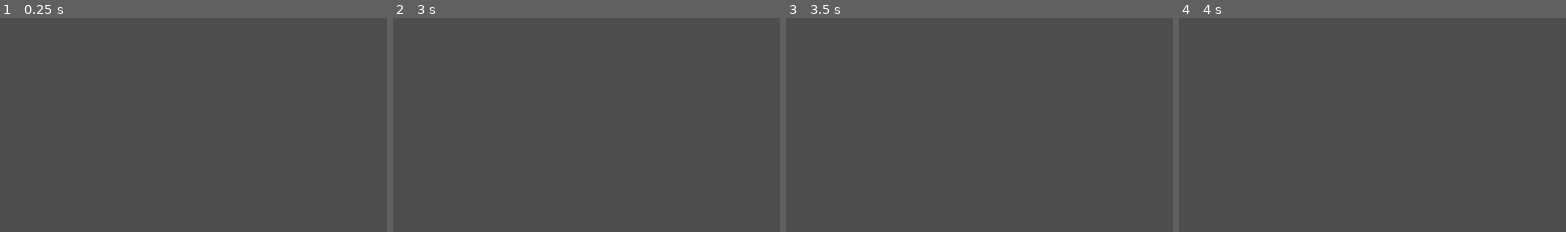
Above: before the commit, frames 1-4 (left to right).
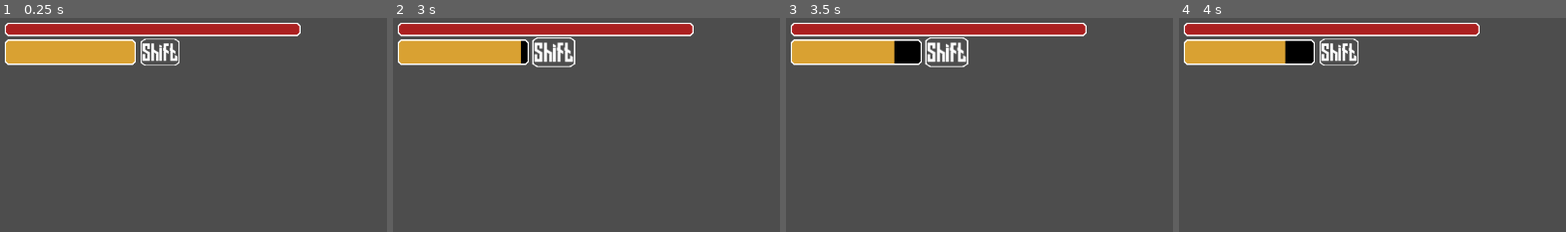
Above: after the commit, the same moments.

Repository: sjgillGit/GWJ84
Game: Godot game, scene res://Scenes/screen_ui.tscn
Same seed, same stepped clock (60 frames per second), same inputs: the game is played once before the commit and once after it. The project has no main scene, so this scene is started directly.
Inputs (mouse positions are % of the whole screen's width and height, from its top left):
- Up to frame 1 (0.25 s): no input
- Up to frame 2 (3 s): click (89, 95) at 0.52 s; click (89, 95) at 1.27 s; click (89, 95) at 2.02 s; tap Enter at 2.75 s; hold Shift (Shift) from 2.78 s (still down)
- Up to frame 3 (3.5 s): keep holding Shift (Shift)
- Up to frame 4 (4 s): tap Space at 3.5 s; release Shift (Shift) at 3.53 s; tap Tab (watch_open) at 3.6 s
The pictures show only the part of the screen within x 0-50%, y 0-50%; the shares and areas given below are measured in that part.

The runs differ from the first frame. In frame 1, 9.7% of the frame differs, in the area x 1-78%, y 2-23%; in frame 2, 10%, in the area x 1-78%, y 2-24%; in frame 3, 10%; in frame 4, 9.7%.

Commit message:
health.2

Diff:
--- a/Scenes/hel_sta_bars.tscn
+++ b/Scenes/hel_sta_bars.tscn
@@ -16,7 +16,7 @@
 anchor_right = 1.0
 anchor_bottom = 1.0
 offset_right = -702.0
-offset_bottom = -593.0
+offset_bottom = -574.0
 grow_horizontal = 2
 grow_vertical = 2
 script = ExtResource("1_0lv2c")
@@ -40,9 +40,9 @@
 
 [node name="stam_bar" type="TextureProgressBar" parent="."]
 offset_top = 25.0
-offset_right = 260.0
-offset_bottom = 45.0
-step = 0.1
+offset_right = 195.0
+offset_bottom = 63.0
+step = 0.01
 value = 100.0
 nine_patch_stretch = true
 stretch_margin_left = 10
@@ -54,19 +54,11 @@
 texture_progress = ExtResource("3_0lv2c")
 tint_progress = Color(0.85, 0.631833, 0.1955, 1)
 
-[node name="Button" type="Button" parent="."]
-layout_mode = 0
-offset_left = 573.0
-offset_top = 6.0
-offset_right = 710.0
-offset_bottom = 105.0
-text = "random damage"
-
 [node name="button_show" type="Panel" parent="."]
-offset_left = 5.0
-offset_top = 50.0
-offset_right = 63.0
-offset_bottom = 90.0
+offset_left = 202.0
+offset_top = 24.0
+offset_right = 260.0
+offset_bottom = 64.0
 pivot_offset = Vector2(21, 21)
 theme_override_styles/panel = SubResource("StyleBoxTexture_f00il")
 
@@ -84,4 +76,3 @@
 
 [connection signal="value_changed" from="hp_bar" to="." method="_on_hp_bar_value_changed"]
 [connection signal="value_changed" from="stam_bar" to="." method="_on_stam_bar_value_changed"]
-[connection signal="pressed" from="Button" to="." method="_on_button_pressed"]
--- a/Scenes/screen_ui.tscn
+++ b/Scenes/screen_ui.tscn
@@ -1,7 +1,8 @@
-[gd_scene load_steps=3 format=3 uid="uid://b5vmy52in51ot"]
+[gd_scene load_steps=4 format=3 uid="uid://b5vmy52in51ot"]
 
 [ext_resource type="PackedScene" uid="uid://dlx736lntigtc" path="res://Scenes/skill_box.tscn" id="1_ntq5t"]
 [ext_resource type="PackedScene" uid="uid://pb3r7j6qiy0p" path="res://Scenes/watch.tscn" id="2_ihkuc"]
+[ext_resource type="PackedScene" uid="uid://drylow4dc4o3f" path="res://Scenes/hel_sta_bars.tscn" id="3_ovrc7"]
 
 [node name="Control" type="CanvasLayer"]
 
@@ -13,3 +14,9 @@
 alignment = 2
 
 [node name="watch" parent="." instance=ExtResource("2_ihkuc")]
+
+[node name="Control" parent="." instance=ExtResource("3_ovrc7")]
+offset_left = 7.0
+offset_top = 7.0
+offset_right = -695.0
+offset_bottom = -567.0
--- a/Scripts/hel_sta_bars.gd
+++ b/Scripts/hel_sta_bars.gd
@@ -20,15 +20,9 @@
 	bar.value += value
 	bar.custom_minimum_size.x += value/10
 
-
 func change_value(value:float,bar:TextureProgressBar):
 	var tween = get_tree().create_tween()
 	tween.tween_property(bar,"value",bar.value+value,abs(value)/bar.max_value)
-
-func _on_button_pressed() -> void:
-	var rand = -(randi() % 50)
-	$Button.text = str(rand)
-	change_hp(rand)
 
 func _input(event: InputEvent) -> void:
 	if event.is_action_pressed("Shift") && sprint == false:
@@ -55,7 +49,6 @@
 	if value == 0:
 		pass #death
 
-
 func _on_stam_bar_value_changed(value: float) -> void:
 	if value == 0:
 		var move_tween = get_tree().create_tween()
